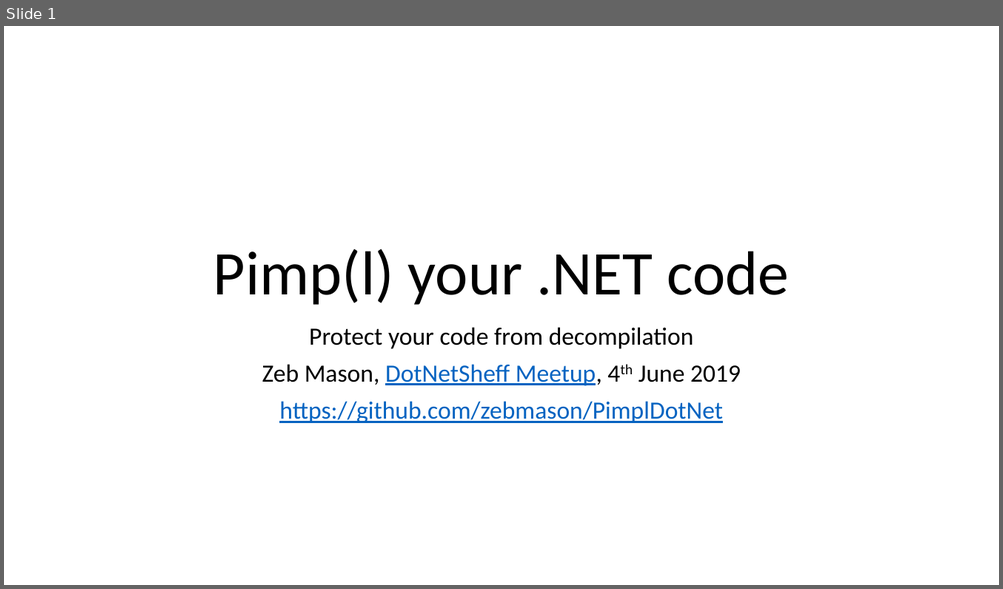
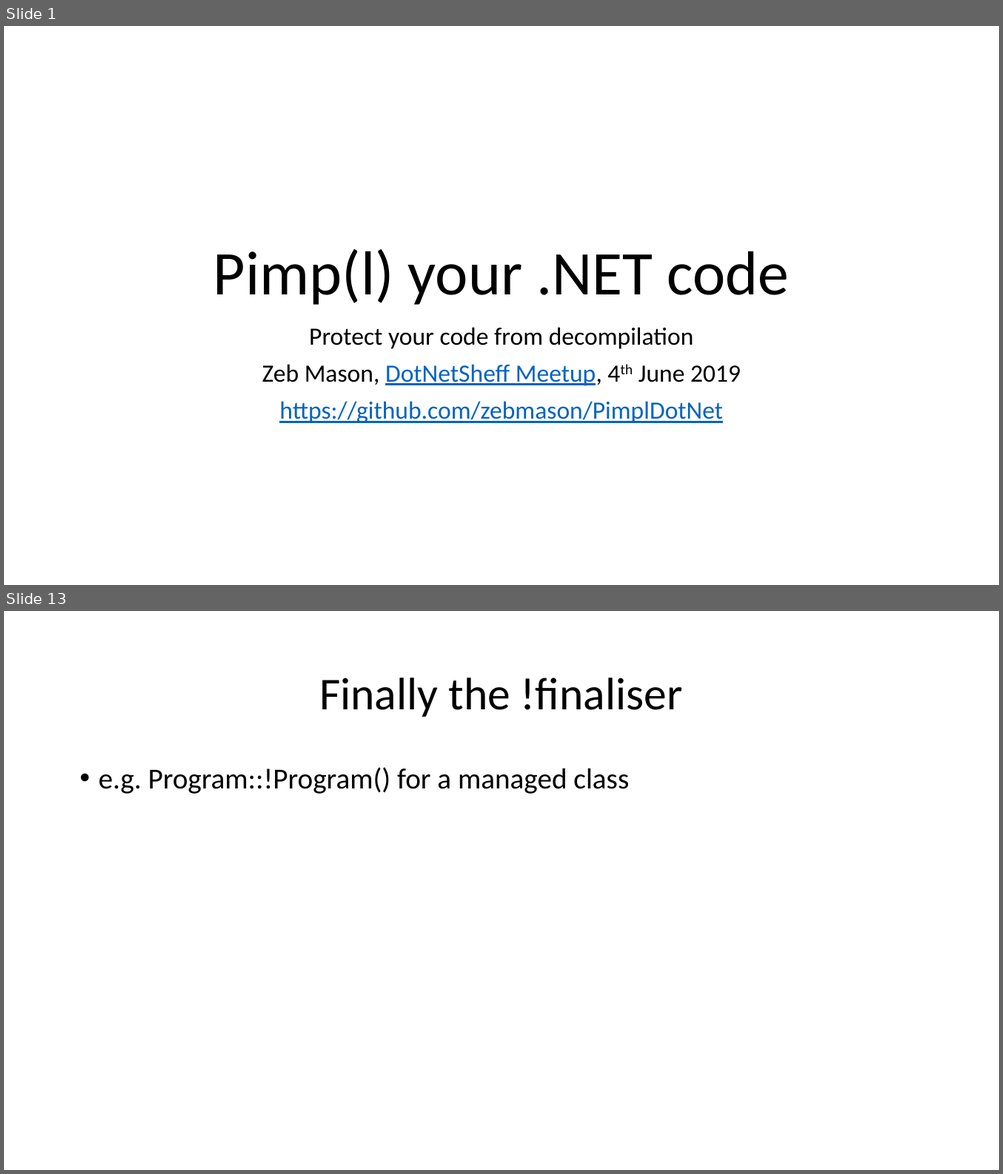
Before and after one commit to zebmason/PimplDotNet, a slide deck: PimplDotNet.pptx. Shown one above the other, each under a label of ours: slide 1 before the commit, slides 1 and 13 after it; the slides between them are not shown. The pictures are 1003x589 and 1003x1174 pixels, drawn with LibreOffice and Linux fonts; fonts in the diff are those of the drawing. Boxes give left, top, right and bottom in pixels: in the first picture for what was removed or moved away, otherwise in the second. Text is boxed around its words. In the diff, an @@ line names an element or a change of style, - is before the commit and + after.

```diff
--- a/PimplDotNet.pptx
+++ b/PimplDotNet.pptx
@@ slide 13 added at (x1=4, y1=611, x2=999, y2=1170), background #FFFFFF @@
@@ title added at (x1=319, y1=678, x2=683, y2=717), 44 pt, text #000000 @@
+Finally the !finaliser
@@ text added at (x1=99, y1=767, x2=629, y2=794), 28 pt, text #000000 @@
+• e.g. Program::!Program() for a managed class
```
Also in this commit, not shown: 6 slides changed, 7 other slides added.
